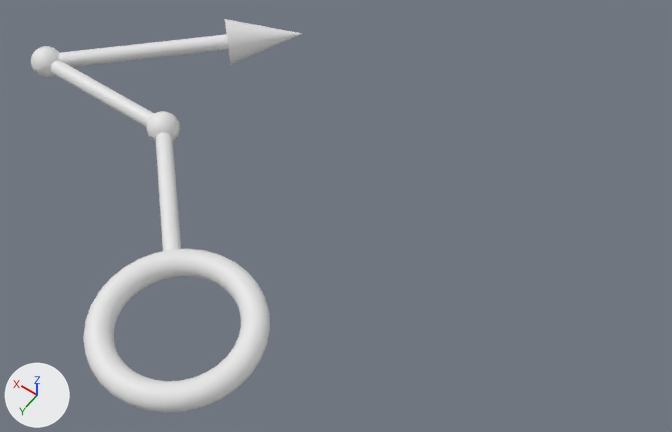
One commit to the OBJ model Assets/Modules/Azure/Assets/Arrows/Arrow-127.obj: the scene before it, then after it.
Both versions are drawn from a 50 mm lens placed at (-2.12, 1.57, 4.12), pointed at (-0.25, -1.05, 0.01). Arrows for +X, +Y and +Z are at lower left; the lights stay in place. Where no turn or scale is listed for an object, it has been applied to the vertices. Vertices at the same position are counted once.

In view in the first picture: 'Arrow-127'.
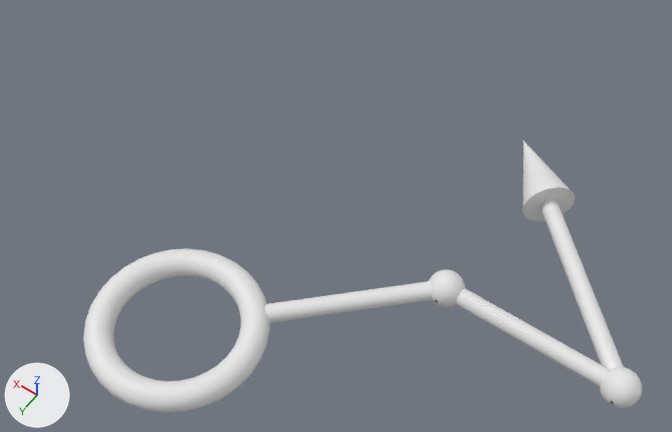
Changed parts and their boxes (x1, y1, x2, y2) in the pictures (672 x 432 px; the box of a moved part takes in the faces that stretch with it):
'Arrow-127', reshaped (106% wider, 31% shorter): before (31, 19, 302, 413); after (83, 140, 642, 413)
part 1 of me_arrow_127, moved or reshaped: before (51, 34, 229, 251); after (265, 199, 624, 387)
part 2 of me_arrow_127, moved or reshaped: before (225, 19, 302, 65); after (523, 140, 575, 221)
part 3 of me_arrow_127, added: after (429, 270, 465, 307)
part 4 of me_arrow_127, added: after (600, 367, 642, 408)
part 5 of me_arrow_127, deleted: before (31, 46, 59, 78)
part 6 of me_arrow_127, deleted: before (146, 111, 180, 143)

Edits to the bpy script that builds the scene:
```text
Change me_arrow_127:
    used by ob_arrow_127; location = (0.0, 0.0, 0.0)
    remove me_arrow_127.from_pydata(...)  # 3265 vertices, 3143 faces; spans x -0.47..2.1, y -2.18..0.47, z -0.15..0.15
    add me_arrow_127.from_pydata(...)  # 3263 vertices, 3143 faces; spans x -2.1..0.47, y -2.18..0.47, z -0.15..0.15
    me_arrow_127 part 1: the loose piece of 188 vertices spanning x 0.25..2.04, y -2.04..-0.25, z -0.05..0.05 is turned -180 degrees about the y axis through the mesh origin
    me_arrow_127 part 2: the loose piece of 33 vertices spanning x 0.82..1.28, y -2.18..-1.72, z -0.15..0.15 is turned 180 degrees about the y axis through the mesh origin
    me_arrow_127 part 3: a new loose piece of 1009 vertices spanning x -1.1..-0.9, y -1.1..-0.9, z -0.1..0.1
    me_arrow_127 part 4: a new loose piece of 1009 vertices spanning x -2.1..-1.9, y -1.1..-0.9, z -0.1..0.1
    me_arrow_127 part 5: the loose piece of 1010 vertices spanning x 1.9..2.1, y -1.1..-0.9, z -0.1..0.1 is deleted
    me_arrow_127 part 6: the loose piece of 1010 vertices spanning x 0.9..1.1, y -1.1..-0.9, z -0.1..0.1 is deleted
```
